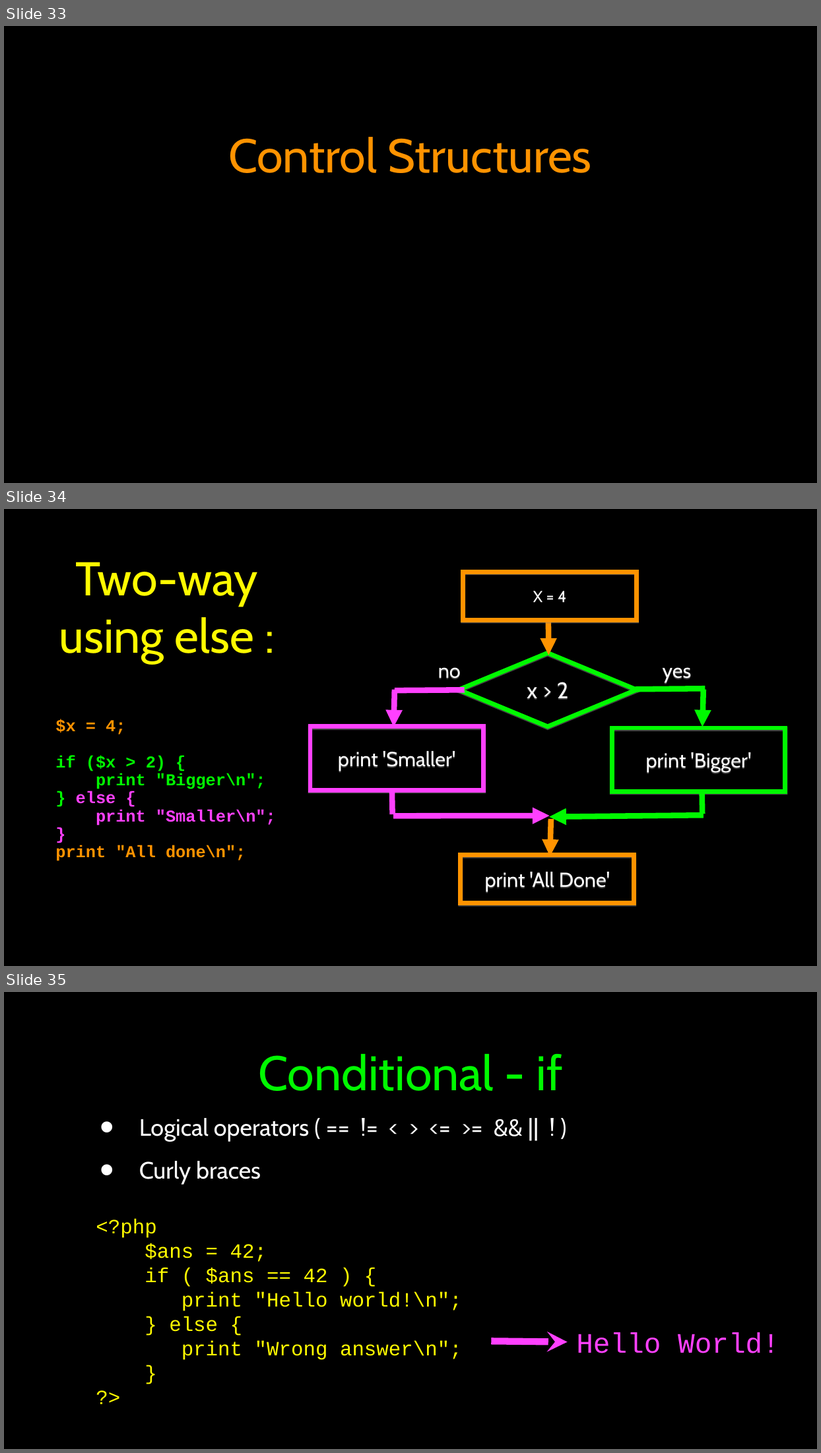
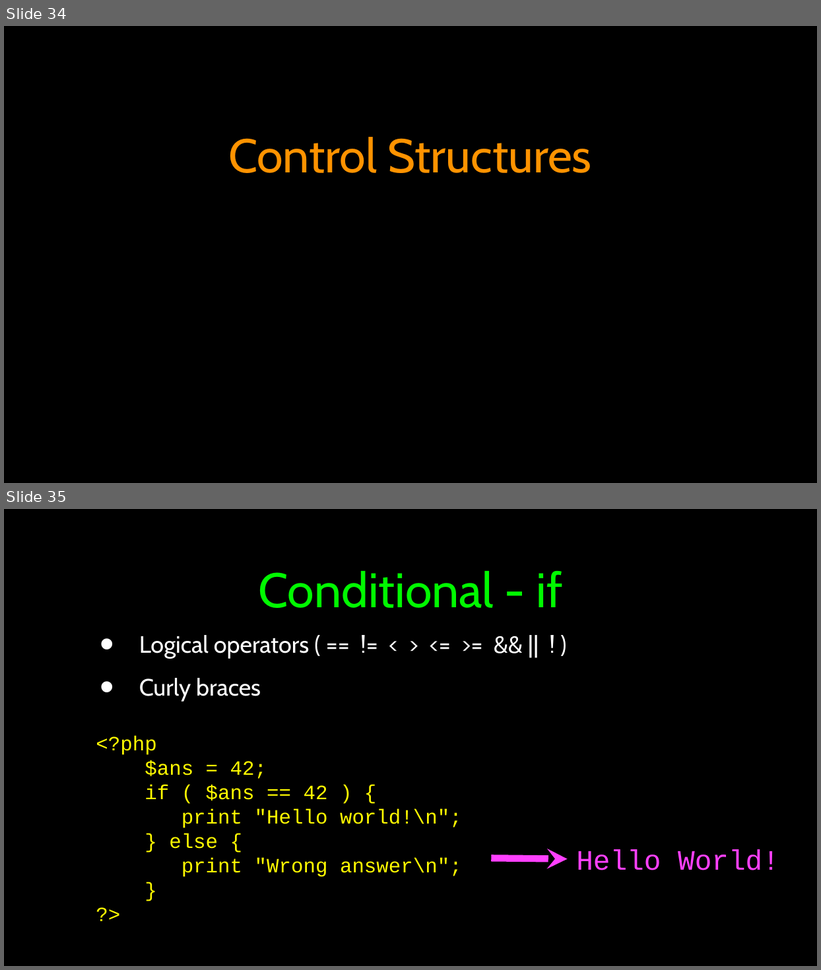
Before and after one commit to csev/wa4e, a slide deck: lectures/PHP-02-Overview.ppt. Shown one above the other, each under a label of ours: slides 33, 34 and 35 before the commit, slides 34 and 35 after it. The pictures are 821x1453 and 821x970 pixels, drawn with LibreOffice and Linux fonts; fonts in the diff are those of the drawing. Boxes give left, top, right and bottom in pixels: in the first picture for what was removed or moved away, otherwise in the second. Text is boxed around its words. In the diff, an @@ line names an element or a change of style, - is before the commit and + after.

```diff
--- a/lectures/PHP-02-Overview.ppt
+++ b/lectures/PHP-02-Overview.ppt
@@ slide 34 removed at [4, 509, 817, 966], background #000000; not listed: 3 template elements that a slide beside it also shows @@
@@ title removed at [59, 562, 258, 663] @@
-Two-way using else :
@@ freeform shape removed at [463, 572, 636, 620] @@
-X = 4
@@ arrow removed from (548, 621) to (548, 656) @@
@@ free removed at [436, 656, 463, 684] @@
-no
@@ freeform shape removed at [459, 653, 636, 727] @@
-x > 2
@@ free removed at [661, 656, 693, 684] @@
-yes
@@ free removed at [54, 701, 323, 879] @@
-$x = 4;
-if ($x > 2) {
-print "Bigger\n";
-} else {
-print "Smaller\n";
-}
-print "All done\n";
@@ arrow removed from (394, 690) to (393, 727) @@
@@ line removed from (394, 691) to (464, 691) @@
@@ line removed from (636, 690) to (705, 689) @@
@@ arrow removed from (704, 690) to (702, 727) @@
@@ freeform shape removed at [310, 727, 484, 790] @@
-print 'Smaller'
@@ freeform shape removed at [613, 729, 785, 792] @@
-print 'Bigger'
@@ line removed from (393, 815) to (392, 792) @@
@@ line removed from (702, 814) to (702, 791) @@
@@ arrow removed from (393, 817) to (550, 817) @@
@@ arrow removed from (704, 815) to (550, 817) @@
@@ arrow removed from (551, 820) to (550, 857) @@
@@ freeform shape removed at [461, 855, 634, 904] @@
-print 'All Done'
@@ what was slide 33 is now slide 34 @@
```
Also in this commit, not shown: 3 slides changed, 1 slide added, 1 other slide removed, 1 other file.
